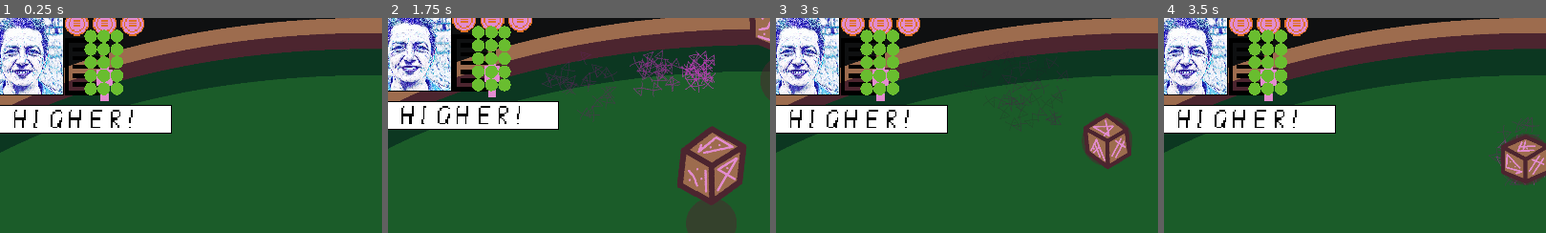
Above: before the commit, frames 1-4 (left to right).
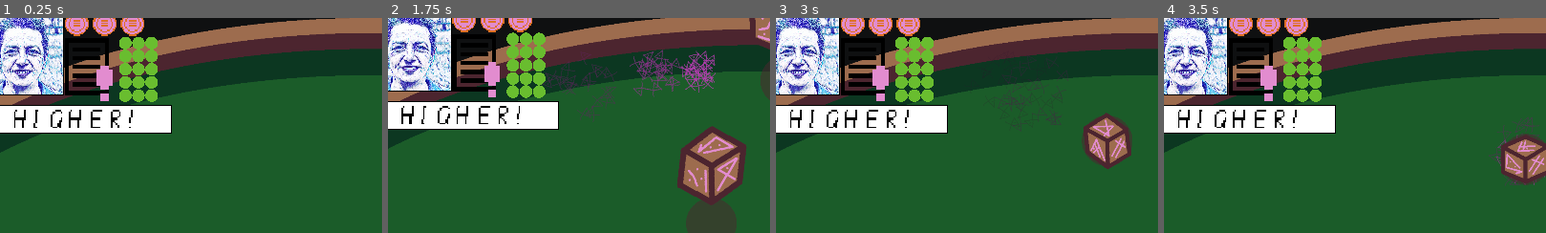
Above: after the commit, the same moments.

Repository: krobbi/gmtk-2022
Game: Godot game, scene res://scenes/test_table/test_table.tscn
The game is run twice, just before and just after one commit, with the same random seed, the same clock (stepped at 60 frames per second) and the same inputs.
Inputs:
- Up to frame 1 (0.25 s): no input
- Up to frame 2 (1.75 s): tap Enter (ui_accept) at 0.5, 0.77, 1.52 s; hold Right (ui_right) 0.53-1.28 s; hold Left (ui_left) from 1.28 s (still down)
- Up to frame 3 (3 s): release Left (ui_left) at 2.03 s; hold Right (ui_right) from 2.03 s (still down)
- Up to frame 4 (3.5 s): keep holding Right (ui_right); tap Enter (ui_accept) at 3.02 s
The pictures show only the part of the screen within x 4-54%, y 3-53%; the shares and areas given below are measured in that part.

The runs differ from the first frame. In frame 1, 4.4% of the frame differs, in the area x 22-42%, y 5-40%; in frame 2, 4.4%, in the area x 22-42%, y 3-38%; in frame 3, 4.4%; in frame 4, 4.4%.

Commit message:
Fix stuff

Diff:
--- a/entities/game_manager/game_manager.gd
+++ b/entities/game_manager/game_manager.gd
@@ -1,7 +1,10 @@
+class_name GameManager
 extends Node
 
 signal number_changed(number)
 signal round_finished(was_won)
+
+enum AI_STRATEGY {GOOD, BAD, RANDOM}
 
 export(NodePath) var die_spawner_path: NodePath = NodePath()
 export(NodePath) var floating_number_spawner_path: NodePath = NodePath()
@@ -35,10 +38,33 @@
 		odds_selector.disconnect("odds_hovered", self, "_on_odds_hovered")
 
 
-# Gets the AI's choice of higher or lower:
+# Gets the AI's current strategy:
+func get_ai_strategy() -> int:
+	return AI_STRATEGY.RANDOM
+
+
+# Gets whether the AI chooses higher on its strategy:
 func get_ai_choice() -> bool:
+	var strategy: int = get_ai_strategy()
 	randomize()
-	return bool(randi() % 2)
+
+	match strategy:
+		AI_STRATEGY.GOOD:
+			if number > 14:
+				return false
+			elif number < 14:
+				return true
+			else:
+				return bool(randi() % 2)
+		AI_STRATEGY.BAD:
+			if number > 14:
+				return true
+			elif number < 14:
+				return false
+			else:
+				return bool(randi() % 2)
+		AI_STRATEGY.RANDOM, _:
+			return bool(randi() % 2)
 
 
 # Begins a new game of higher or lower:
--- a/gui/player_gui.tscn
+++ b/gui/player_gui.tscn
@@ -78,15 +78,8 @@
 scale = Vector2( 10, 10 )
 texture = ExtResource( 4 )
 
-[node name="Score" type="Control" parent="."]
-anchor_left = 0.171
-anchor_top = 0.062
-anchor_right = 0.192
-anchor_bottom = 0.099
-margin_left = 263.697
-margin_top = 40.346
-margin_right = 358.344
-margin_bottom = 187.617
+[node name="Score" type="Node2D" parent="."]
+position = Vector2( 351, 57 )
 
 [node name="1" type="Sprite" parent="Score"]
 position = Vector2( 13, 17 )
--- a/project.godot
+++ b/project.godot
@@ -38,6 +38,11 @@
 "class": "FloatingNumberSpawner",
 "language": "GDScript",
 "path": "res://entities/floating_number_spawner/floating_number_spawner.gd"
+}, {
+"base": "Node",
+"class": "GameManager",
+"language": "GDScript",
+"path": "res://entities/game_manager/game_manager.gd"
 } ]
 _global_script_class_icons={
 "BounceEffect": "",
@@ -45,7 +50,8 @@
 "DieSpawer": "",
 "EndingBio": "",
 "FloatingNumber": "",
-"FloatingNumberSpawner": ""
+"FloatingNumberSpawner": "",
+"GameManager": ""
 }
 
 [application]
